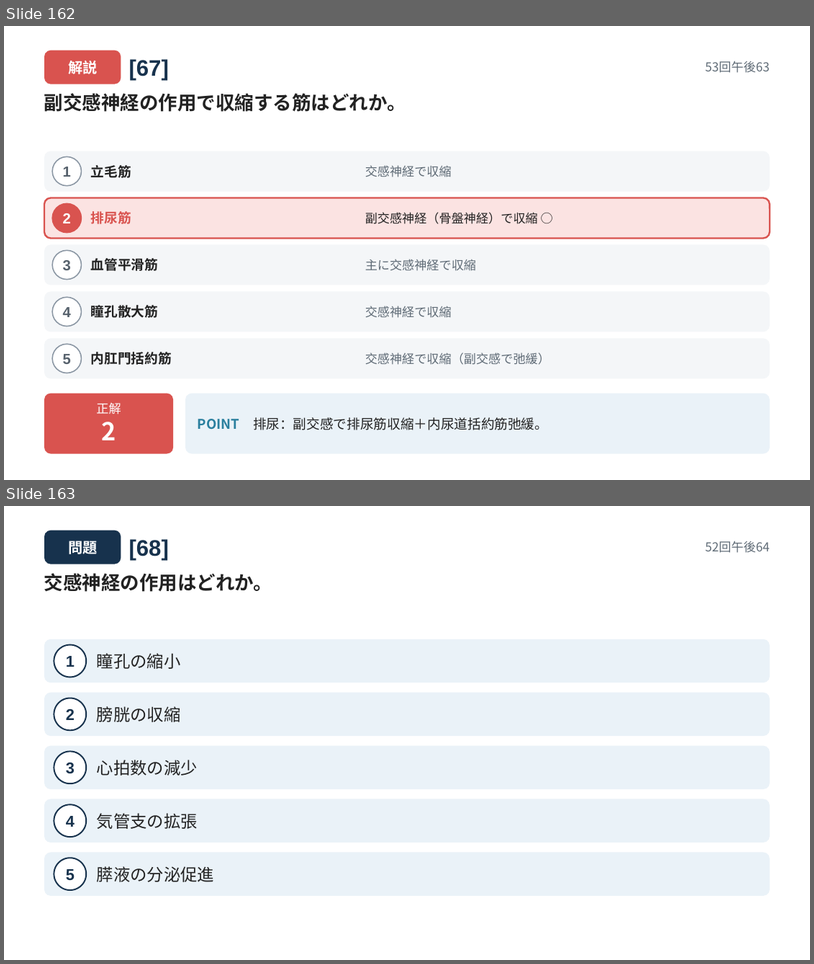
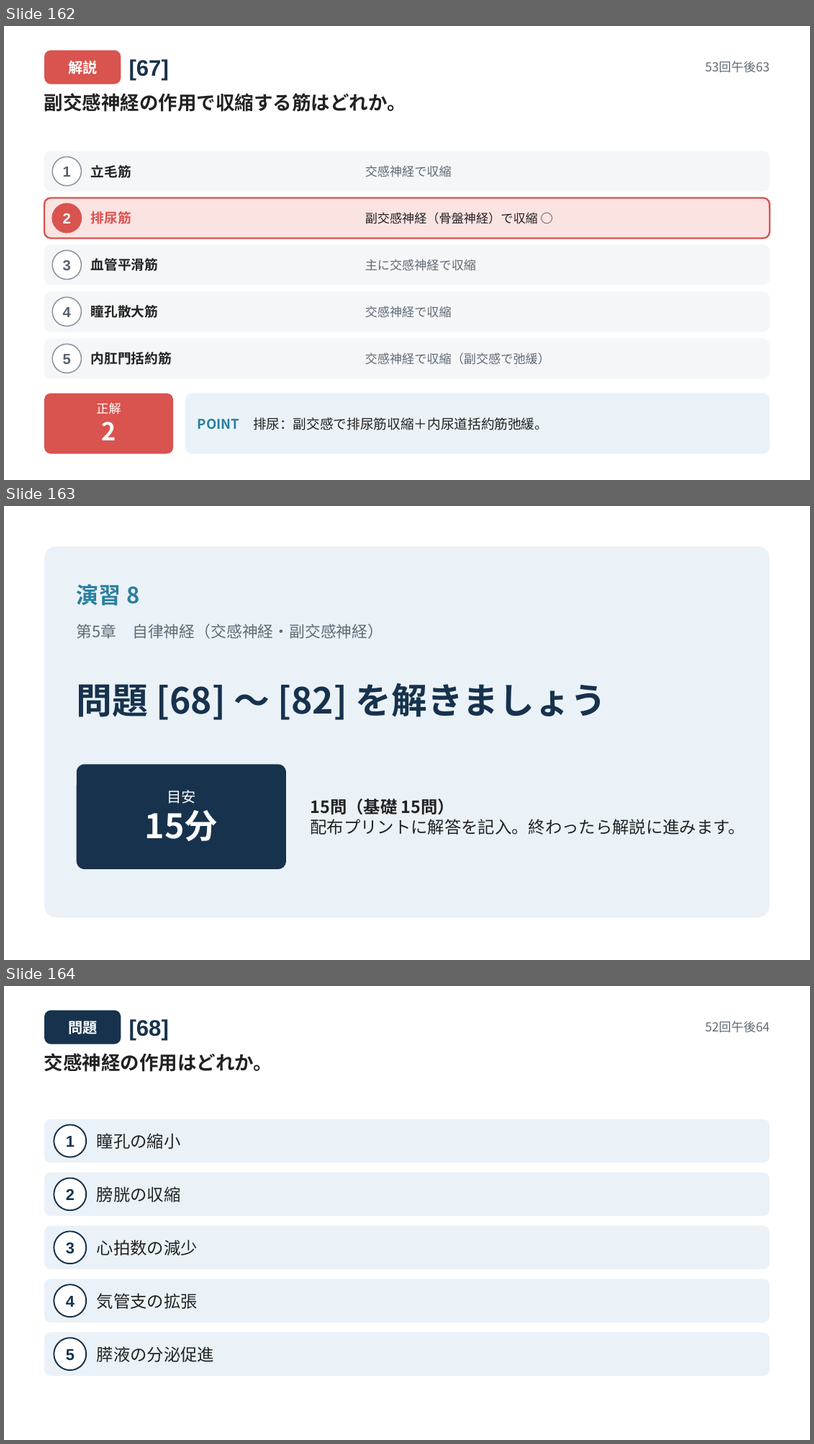
Before and after one commit to snowlife0211-pixel/bookish-fishstick, a slide deck: materials/神経系 総合演習_解説（統合版）.pptx. Shown one above the other, each under a label of ours: slides 162 and 163 before the commit, slides 162, 163 and 164 after it. The pictures are 814x964 and 814x1444 pixels, drawn with LibreOffice and Linux fonts; fonts in the diff are those of the drawing. Boxes give left, top, right and bottom in pixels: in the first picture for what was removed or moved away, otherwise in the second. Text is boxed around its words. In the diff, an @@ line names an element or a change of style, - is before the commit and + after.

```diff
--- a/materials/神経系 総合演習_解説（統合版）.pptx
+++ b/materials/神経系 総合演習_解説（統合版）.pptx
@@ slide 163 added at box(4, 506, 810, 960), background #FFFFFF @@
@@ rounded rectangle added at box(44, 546, 770, 917), fill #EAF2F8 @@
@@ text added at box(77, 584, 139, 605), 20 pt, text #2A7F9E, bold @@
+演習 8
@@ text added at box(77, 623, 383, 638), 14 pt, text #5F6B76 @@
+第5章 自律神経（交感神経・副交感神経）
@@ text added at box(77, 683, 607, 720), 32 pt, text #17324D, bold @@
+問題 [68] 〜 [82] を解きましょう
@@ rounded rectangle added at box(77, 764, 286, 869), fill #17324D @@
@@ text added at box(145, 790, 219, 841), 30 pt, text #FFFFFF, bold @@
+目安
+15分
@@ text added at box(311, 798, 746, 834), 15 pt, text #222222 @@
+15問（基礎 15問）
+配布プリントに解答を記入。終わったら解説に進みます。
@@ what was slide 163 is now slide 164 @@
```
Also in this commit, not shown: 2 slides changed, 2 other files.
